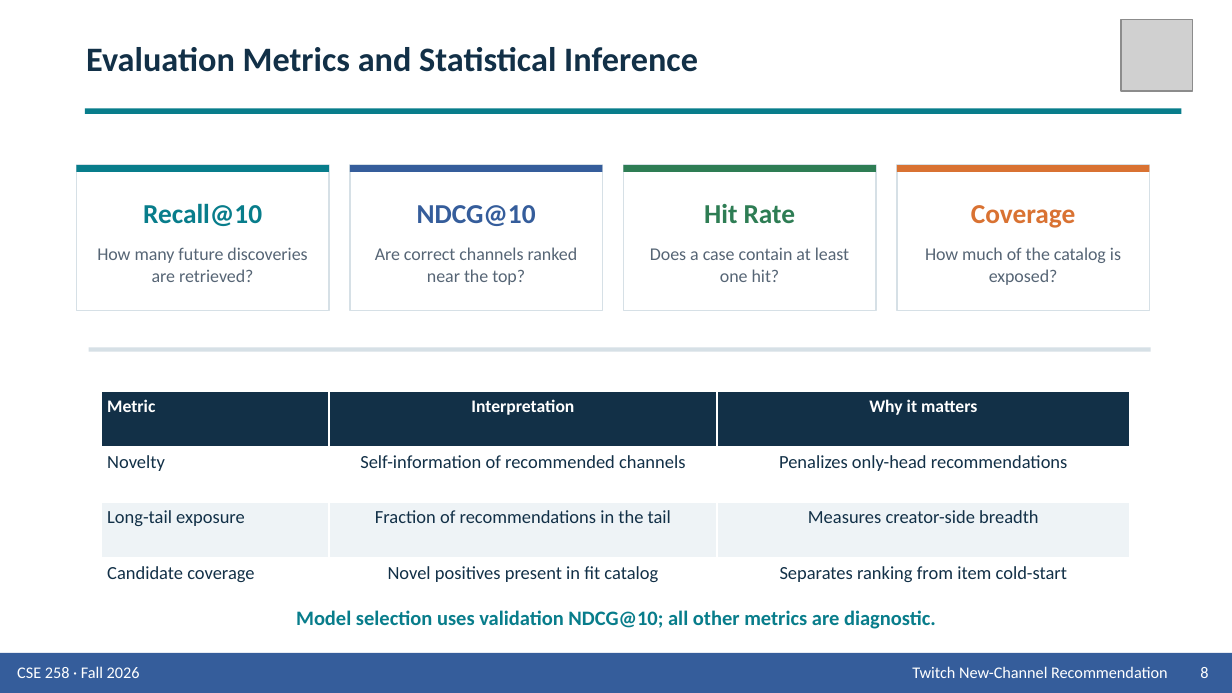
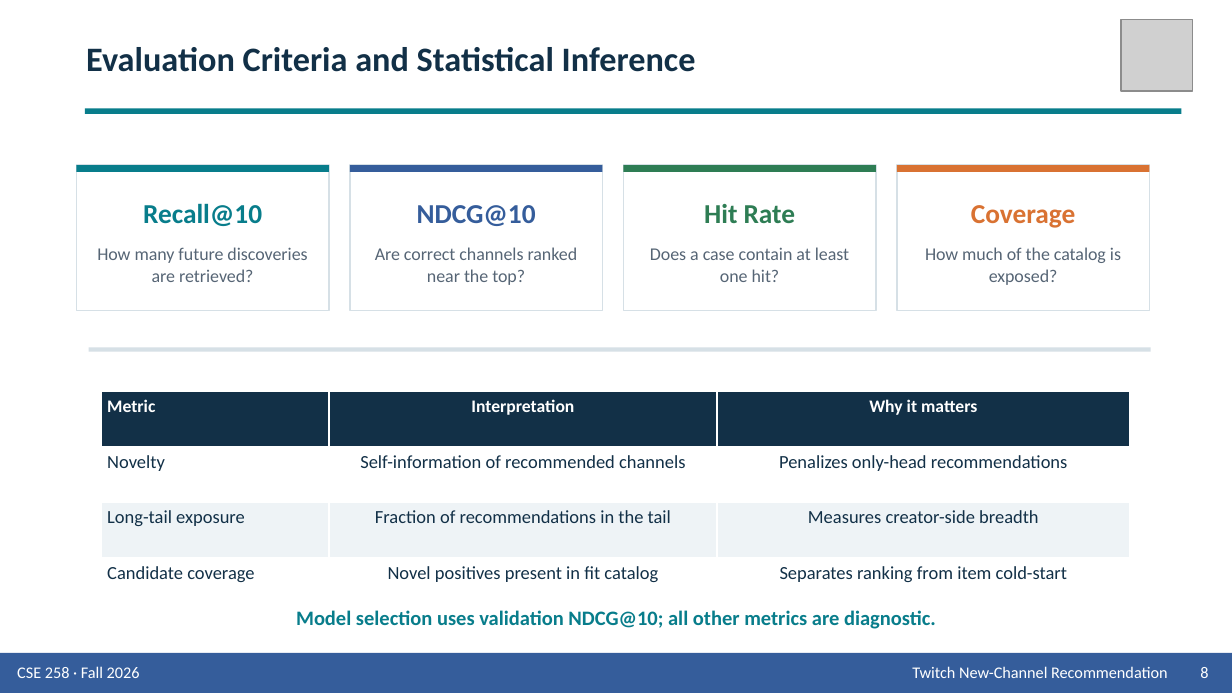
Before and after one commit to Wen-Chieh-Lo/You-know-who-did-God-did-, a slide deck: slide 8 of presentation/Group_9_Presentation_Twitch.pptx. Drawn at 1232x693 pixels with LibreOffice and Linux fonts; fonts in the diff are those of the drawing; grey boxes stand for pictures. Boxes give left, top, right and bottom in pixels: in the first picture for what was removed or moved away, otherwise in the second. Text is boxed around its words. In the diff, an @@ line names an element or a change of style, - is before the commit and + after.

```diff
--- a/presentation/Group_9_Presentation_Twitch.pptx
+++ b/presentation/Group_9_Presentation_Twitch.pptx
@@ text at <box>86,47,696,72</box>: text changed @@
-Evaluation Metrics and Statistical Inference
+Evaluation Criteria and Statistical Inference
```
Also in this commit, not shown: 12 other slides changed, 2 other files.
